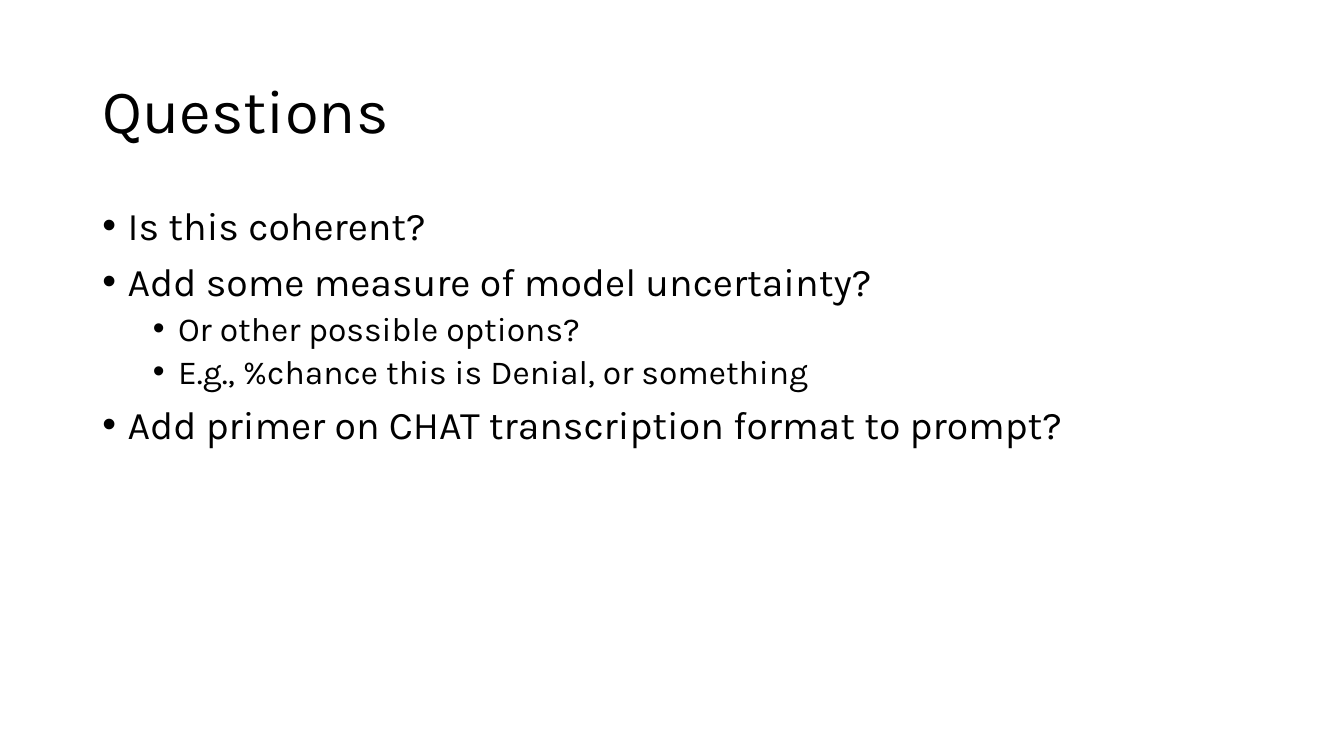
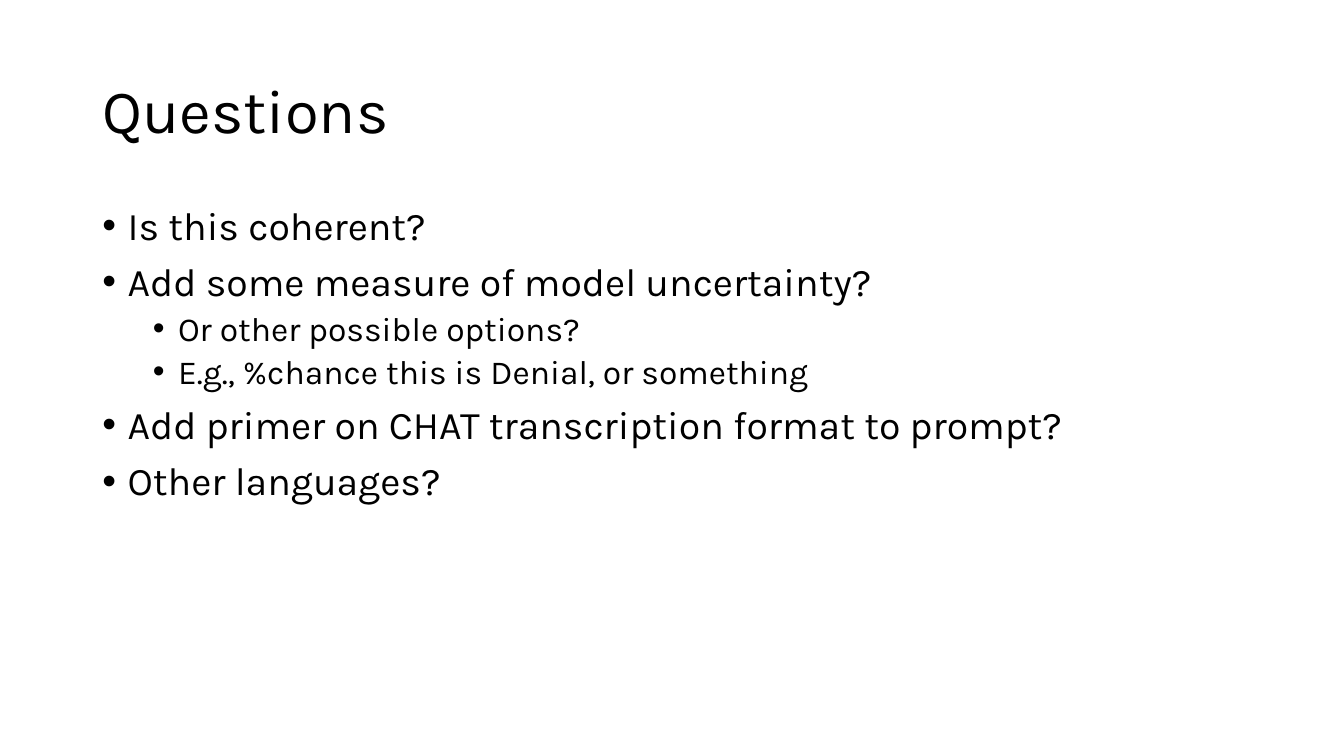
Before and after one commit to annikamh406/XLing-LLM_coding, a slide deck: slide 28 of Write up/2026-06-26_XLing-LLM-coding_solar-lab.pptx. Drawn at 1344x756 pixels with LibreOffice and Linux fonts; fonts in the diff are those of the drawing. Boxes give left, top, right and bottom in pixels: in the first picture for what was removed or moved away, otherwise in the second. Text is boxed around its words. In the diff, an @@ line names an element or a change of style, - is before the commit and + after.

```diff
--- a/Write up/2026-06-26_XLing-LLM-coding_solar-lab.pptx
+++ b/Write up/2026-06-26_XLing-LLM-coding_solar-lab.pptx
@@ text at bbox=[128, 468, 441, 505]: paragraph added @@
+• Other languages?
```
Also in this commit, not shown: 17 other files.
